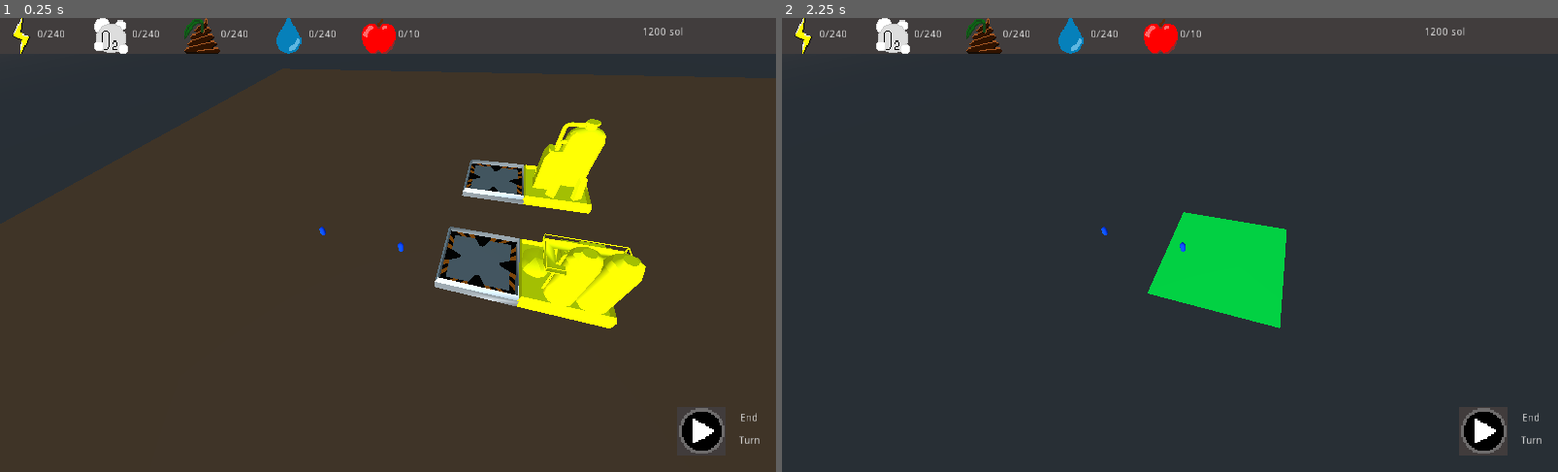
Above: before the commit, frames 1-2 (left to right).
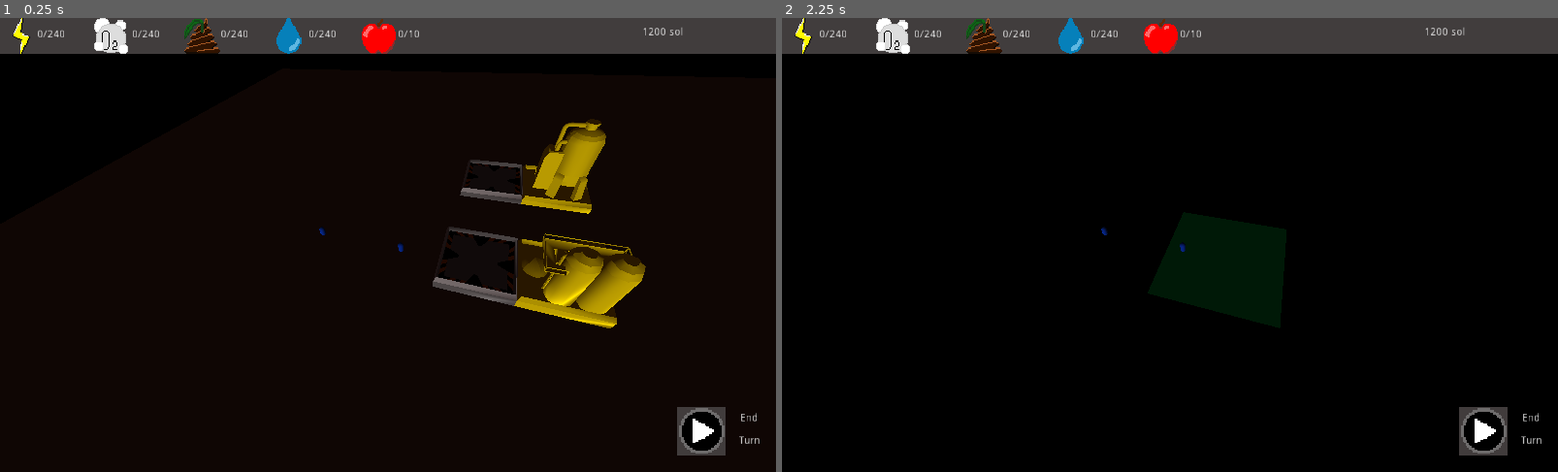
Above: after the commit, the same moments.

Repository: AngryCyboot/LD52
Game: Godot game, scene res://Scènes/Scene principale.tscn
The game is run twice, just before and just after one commit, with the same random seed, the same clock (stepped at 60 frames per second) and the same inputs.
Inputs (mouse positions are in pixels of both pictures, inside the frame that each line leads up to):
- Up to frame 1 (0.25 s): no input
- Up to frame 2 (2.25 s): tap Enter at 0.5, 2 s; move the mouse to (1340, 222) at 0.52 s; hold D 0.53-1.28 s; tap I at 0.6, 1.35 s; click (1340, 222) at 0.67 s; tap Space at 1.25 s; move the mouse to (1014, 267) at 1.27 s; hold A 1.28-2.03 s; move the mouse to (1247, 145) at 2.02 s; hold D from 2.03 s (still down); tap Tab at 2.1 s

The runs differ from the first frame. In frame 1, 91% of the frame differs, in the area x 0-100%, y 7-100%; in frame 2, 91%.

Commit message:
improved activable building

Diff:
--- a/GodotFiles/Scènes/Base.tscn
+++ b/GodotFiles/Scènes/Base.tscn
@@ -25,6 +25,8 @@
 material/0 = ExtResource( 2 )
 
 [node name="StaticBody" type="StaticBody" parent="Terre" index="0"]
+collision_layer = 2
+collision_mask = 2
 
 [node name="CollisionShape" type="CollisionShape" parent="Terre/StaticBody" index="0"]
 shape = SubResource( 2 )
--- a/GodotFiles/Scènes/Batiment.tscn
+++ b/GodotFiles/Scènes/Batiment.tscn
@@ -1,13 +1,43 @@
-[gd_scene load_steps=4 format=2]
+[gd_scene load_steps=7 format=2]
 
 [ext_resource path="res://scripts/Batiment.gd" type="Script" id=1]
 [ext_resource path="res://materials et shaders/Batiment/Active.tres" type="Material" id=2]
+[ext_resource path="res://Scènes/Building/Placement.tscn" type="PackedScene" id=3]
+[ext_resource path="res://Scènes/PlacementArea.gd" type="Script" id=4]
 
 [sub_resource type="CubeMesh" id=1]
 material = ExtResource( 2 )
 size = Vector3( 1, 1, 1 )
 
+[sub_resource type="BoxShape" id=2]
+extents = Vector3( 3, 2, 3 )
+
 [node name="Batiment" type="MeshInstance"]
 transform = Transform( 1, 0, 0, 0, 1, 0, 0, 0, 1, 0, 0.5, 0 )
 mesh = SubResource( 1 )
 script = ExtResource( 1 )
+
+[node name="Placement" parent="." instance=ExtResource( 3 )]
+transform = Transform( 1, 0, 0, 0, 1, 0, 0, 0, 1, -6, 0, 0 )
+
+[node name="SpotLight" type="SpotLight" parent="."]
+transform = Transform( -4.37114e-08, -0.34202, -0.939693, 0, 0.939693, -0.34202, 1, -1.49502e-08, -4.10753e-08, -9, 1, 0 )
+visible = false
+light_energy = 6.0
+spot_range = 12.0
+spot_angle = 33.0
+
+[node name="Area" type="Area" parent="."]
+transform = Transform( 1, 0, 0, 0, 1, 0, 0, 0, 1, -6, 0.5, 0 )
+input_ray_pickable = false
+gravity_vec = Vector3( 0, 0, 0 )
+gravity = 0.0
+linear_damp = 0.0
+angular_damp = 0.0
+script = ExtResource( 4 )
+
+[node name="CollisionShape" type="CollisionShape" parent="Area"]
+shape = SubResource( 2 )
+
+[connection signal="body_entered" from="Area" to="." method="body_entered"]
+[connection signal="body_exited" from="Area" to="." method="body_exited"]
--- a/GodotFiles/Scènes/Building/OxyRecycler.tscn
+++ b/GodotFiles/Scènes/Building/OxyRecycler.tscn
@@ -1,13 +1,9 @@
-[gd_scene load_steps=5 format=2]
+[gd_scene load_steps=4 format=2]
 
 [ext_resource path="res://models/OxyRecycler.obj" type="ArrayMesh" id=1]
 [ext_resource path="res://materials et shaders/LowPolyMat.tres" type="Material" id=2]
 [ext_resource path="res://Scènes/Batiment.tscn" type="PackedScene" id=3]
-[ext_resource path="res://Scènes/Building/Placement.tscn" type="PackedScene" id=4]
 
 [node name="OxyRecycler" instance=ExtResource( 3 )]
 mesh = ExtResource( 1 )
 activeMaterial = ExtResource( 2 )
-
-[node name="Placement" parent="." index="0" instance=ExtResource( 4 )]
-transform = Transform( 1, 0, 0, 0, 1, 0, 0, 0, 1, -5.80125, 0, 0 )
--- a/GodotFiles/Scènes/Building/WaterRecycler.tscn
+++ b/GodotFiles/Scènes/Building/WaterRecycler.tscn
@@ -1,13 +1,9 @@
-[gd_scene load_steps=5 format=2]
+[gd_scene load_steps=4 format=2]
 
 [ext_resource path="res://Scènes/Batiment.tscn" type="PackedScene" id=1]
-[ext_resource path="res://Scènes/Building/Placement.tscn" type="PackedScene" id=2]
 [ext_resource path="res://materials et shaders/LowPolyMat.tres" type="Material" id=3]
 [ext_resource path="res://models/WaterRecycler.obj" type="ArrayMesh" id=4]
 
 [node name="WaterRecycler" instance=ExtResource( 1 )]
 mesh = ExtResource( 4 )
 activeMaterial = ExtResource( 3 )
-
-[node name="Placement" parent="." index="0" instance=ExtResource( 2 )]
-transform = Transform( 1, 0, 0, 0, 1, 0, 0, 0, 1, -5.85835, 0, 0 )
--- /dev/null
+++ b/GodotFiles/Scènes/PlacementArea.gd
@@ -0,0 +1,15 @@
+extends Area
+
+
+# Declare member variables here. Examples:
+# var a: int = 2
+# var b: String = "text"
+
+# Called when the node enters the scene tree for the first time.
+func _ready() -> void:
+	pass # Replace with function body.
+
+
+# Called every frame. 'delta' is the elapsed time since the previous frame.
+#func _process(delta: float) -> void:
+#	pass
--- a/GodotFiles/Scènes/Scene principale.tscn
+++ b/GodotFiles/Scènes/Scene principale.tscn
@@ -16,6 +16,7 @@
 [node name="UI" parent="Camera" instance=ExtResource( 5 )]
 
 [node name="DirectionalLight" type="DirectionalLight" parent="."]
+light_energy = 0.56
 
 [node name="Survivant" parent="." instance=ExtResource( 2 )]
 transform = Transform( 1, 0, 0, 0, 1, 0, 0, 0, 1, -3.54625, 0, 0 )
--- a/GodotFiles/default_env.tres
+++ b/GodotFiles/default_env.tres
@@ -3,5 +3,8 @@
 [sub_resource type="ProceduralSky" id=1]
 
 [resource]
-background_mode = 2
+background_mode = 1
 background_sky = SubResource( 1 )
+ambient_light_color = Color( 0.92549, 0.584314, 0.584314, 1 )
+ambient_light_energy = 0.17
+ambient_light_sky_contribution = 0.0
--- a/GodotFiles/scripts/Batiment.gd
+++ b/GodotFiles/scripts/Batiment.gd
@@ -1,8 +1,12 @@
 extends MeshInstance
+
 export (Material) var damageMaterial = preload("res://materials et shaders/Batiment/Damage.tres")
 export (Material) var activeMaterial = preload("res://materials et shaders/Batiment/Active.tres")
 export (Material) var idleMaterial = preload("res://materials et shaders/Batiment/Idle.tres")
-var status = "active"
+
+var active = false
+var damage = false
+var survivors = 0
 
 func _input(event):
 	if event is InputEventKey and event.pressed:
@@ -13,26 +17,40 @@
 		if event.scancode == KEY_I:
 			set_inactif()
 
+func body_entered(plop):
+	survivors += 1
+	pass
+
+func body_exited(plop):
+	survivors -= 1
+	print(survivors)
+	pass
+
 func set_damage(): # Asign damage (red color) to building
 	self.get_mesh().surface_set_material(0,damageMaterial)
-	status = "damage"
+	#status = "damage"
 
 func set_actif(): # Asign active (green color) to building
 	self.get_mesh().surface_set_material(0,activeMaterial)
-	status = "active"
+	active = true
+	$SpotLight.visible = active
+	#status = "active"
 
 func set_inactif(): # Asign idle (yellow color) to building
+	self.get_mesh().surface_set_material(0,idleMaterial)
+	active = false
+	$SpotLight.visible = active
+	#status = "idle"
 
-	self.get_mesh().surface_set_material(0,idleMaterial)
-	status = "idle"
-
-func status():
-	return status
-
-
+#func status():
+	#return status
 
 func _ready():
 	set_inactif()
 
-#func _process(delta):
-#	pass
+func _process(delta):
+	if survivors > 0 :
+		set_actif()
+	else:
+		set_inactif()
+	pass
